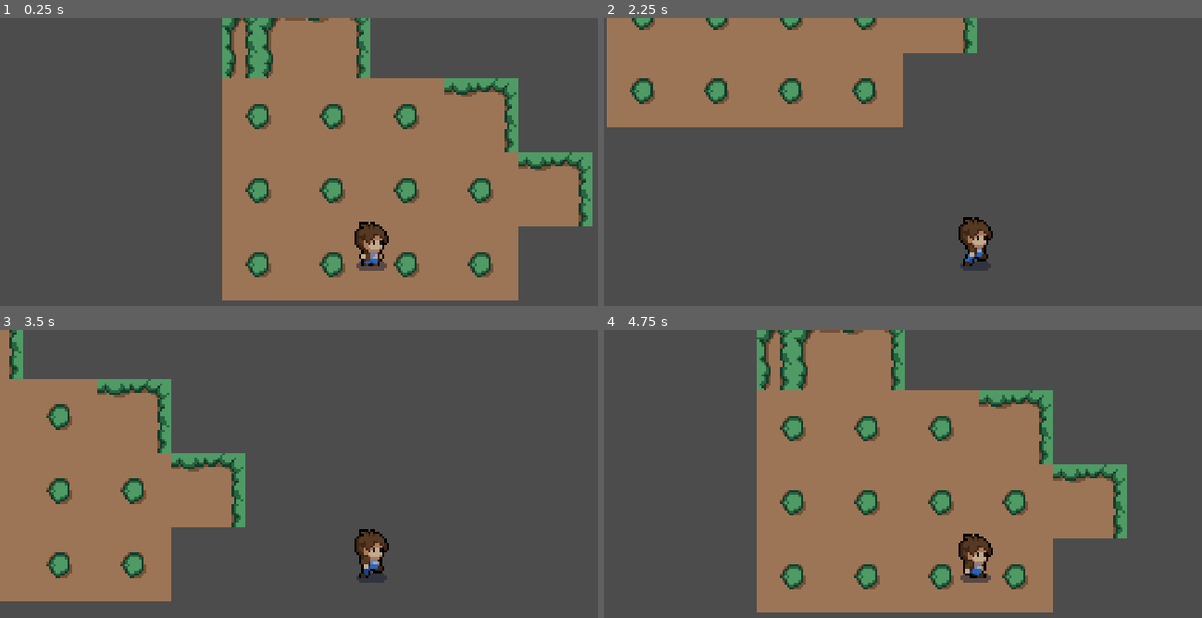
Above: before the commit, frames 1-4 (two rows, left to right).
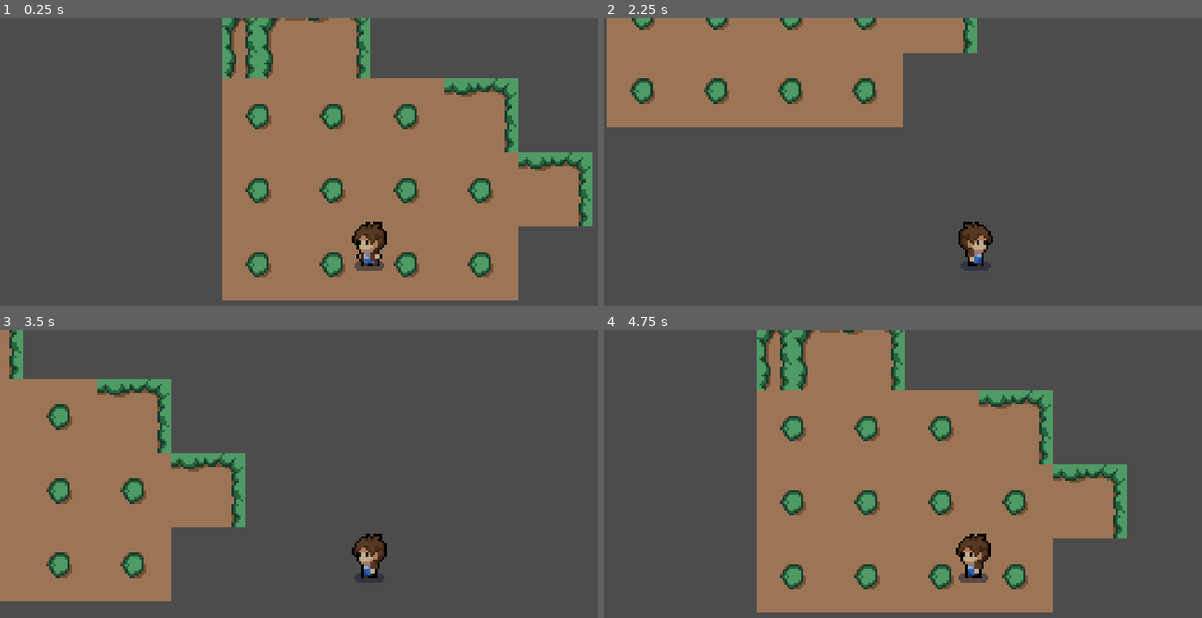
Above: after the commit, the same moments.

Repository: Survikrowa/The-Researcher
Game: Godot game, scene res://scenes/dev/dev_scene.tscn
The game is run twice, just before and just after one commit, with the same random seed, the same clock (stepped at 60 frames per second) and the same inputs.
Inputs (mouse positions are in pixels of both pictures, inside the frame that each line leads up to):
- Up to frame 1 (0.25 s): no input
- Up to frame 2 (2.25 s): move the mouse to (1136, 205) at 0.52 s; hold D (right) 0.53-1.28 s; move the mouse to (825, 248) at 1.27 s; hold S (down) 1.28-2.03 s; move the mouse to (1046, 136) at 2.02 s; hold D (right) from 2.03 s (still down)
- Up to frame 3 (3.5 s): move the mouse to (outside the picture) at 2.77 s; release D (right) at 2.78 s; hold W (up) from 2.78 s (still down)
- Up to frame 4 (4.75 s): move the mouse to (1196, 600) at 3.52 s; release W (up) at 3.53 s; hold A (left) from 3.53 s (still down); move the mouse to (753, 476) at 4.27 s

The runs differ from the first frame. In frame 1, 0.5% of the frame differs, in the area x 58-66%, y 70-88%; in frame 2, 0.5%; in frame 3, 0.6%, in the area x 58-66%, y 69-88%; in frame 4, 0.5%.
Error after the commit: Invalid get index 'scale' (on base: 'null instance'). (res://components/player/player.gd:28)

Commit message:
feat/add-option-to-change-player-animation-direction-based-on-cursor

Diff:
--- a/components/player/player.gd
+++ b/components/player/player.gd
@@ -2,12 +2,32 @@
 
 onready var animation = $AnimationPlayer
 onready var animation_tree = $AnimationTree
+onready var sprite = $Sprite
+onready var raycast2D = $RayCast2D
 var velocity: Vector2 = Vector2()
 var direction: Vector2 = Vector2()
+var mouse_direction: Vector2 = Vector2()
 
 func _physics_process(delta):
 	handle_player_input()
+	handle_player_facing()
 
+func handle_player_facing():
+	var mouse_pos = get_viewport().get_mouse_position()
+	var screen_size = get_viewport().size
+
+	var mouse_pos_from_center_x = mouse_pos.x - (screen_size.x/2)
+	var mouse_pos_from_center_y = mouse_pos.y - (screen_size.y/2)
+
+	mouse_direction = Vector2(mouse_pos_from_center_x, mouse_pos_from_center_y)
+	if mouse_direction[0] > 0:
+		sprite.flip_h = false
+		raycast2D.scale.x = -.5
+	else:
+		sprite.flip_h = true
+		raycast2D.scale.x = .5
+	animation_tree.set('parameters/Idle/blend_position', mouse_direction)
+	animation_tree.set('parameters/Walk/blend_position', mouse_direction)
 
 func handle_player_input():
 	velocity = Vector2()
@@ -29,5 +49,3 @@
 	else:
 		velocity = move_and_slide(normalized_velocity * 100)
 		animation_tree.get('parameters/playback').travel('Walk')
-		animation_tree.set('parameters/Idle/blend_position', normalized_velocity)
-		animation_tree.set('parameters/Walk/blend_position', normalized_velocity)
--- a/components/player/player.tscn
+++ b/components/player/player.tscn
@@ -111,7 +111,6 @@
 texture = ExtResource( 1 )
 hframes = 6
 vframes = 5
-frame = 2
 
 [node name="CollisionShape2D" type="CollisionShape2D" parent="."]
 position = Vector2( 1, 8 )
@@ -127,4 +126,4 @@
 active = true
 parameters/playback = SubResource( 6 )
 parameters/Idle/blend_position = Vector2( -0.996544, -0.00255752 )
-parameters/Walk/blend_position = Vector2( 0, 0 )
+parameters/Walk/blend_position = Vector2( -0.998348, -0.0172414 )
